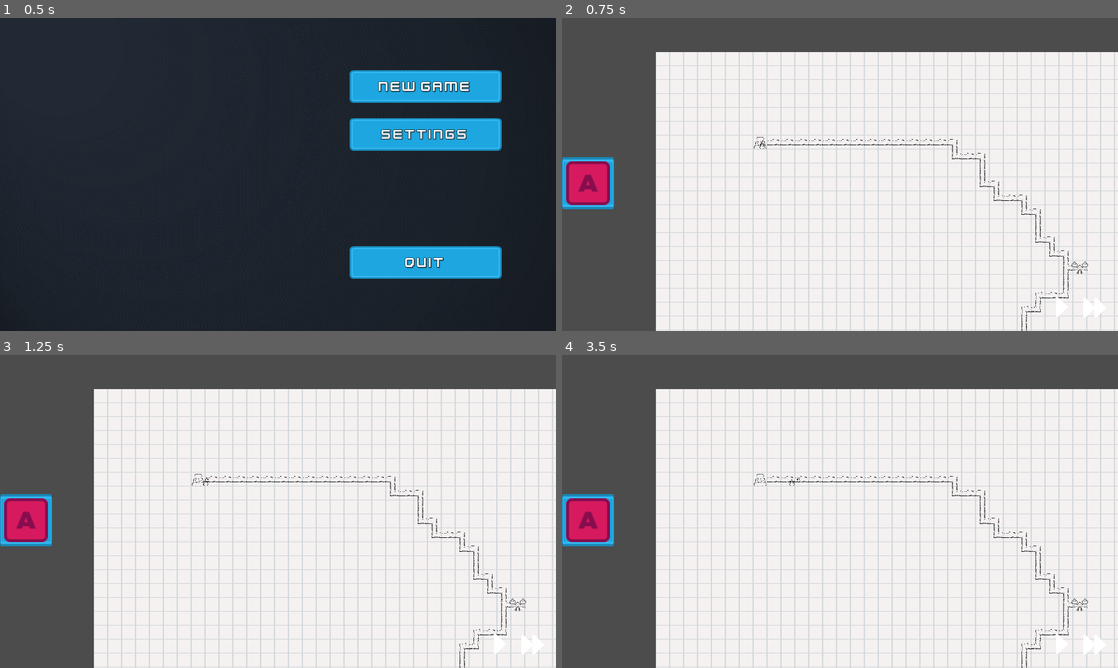
Above: before the commit, frames 1-4 (two rows, left to right).
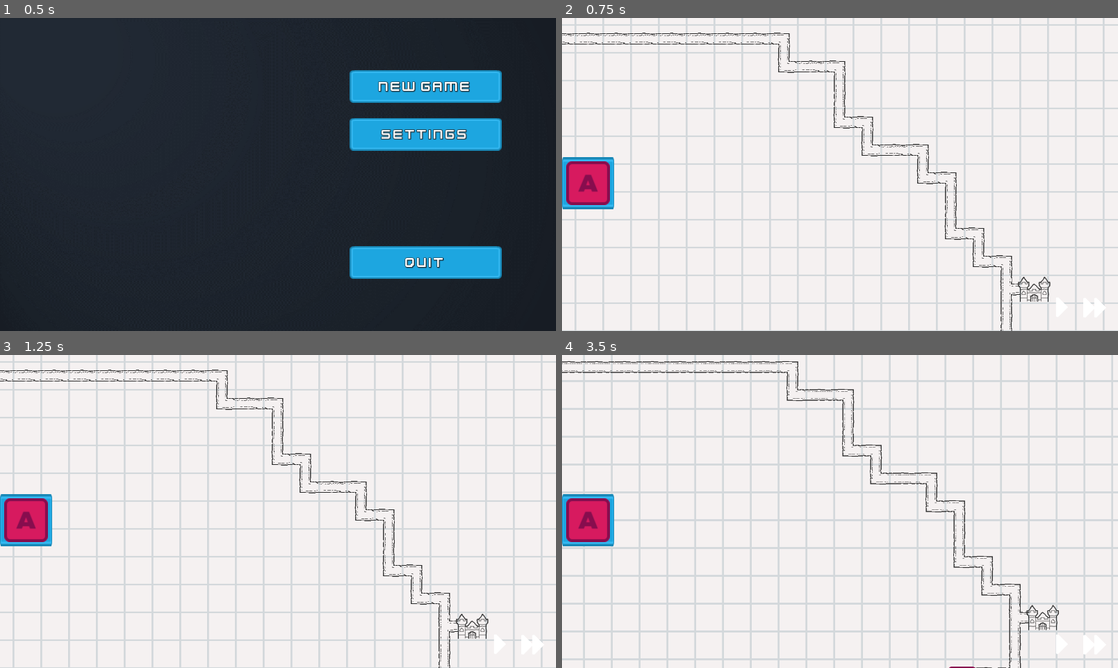
Above: after the commit, the same moments.

Repository: Millenium47/TowerDefense
Game: Godot game, scene res://SceneHandler.tscn
Same seed, same stepped clock (60 frames per second), same inputs: the game is played once before the commit and once after it.
Inputs (mouse positions are in pixels of both pictures, inside the frame that each line leads up to):
- Up to frame 1 (0.5 s): no input
- Up to frame 2 (0.75 s): click "New Game" at 0.5 s
- Up to frame 3 (1.25 s): no input
- Up to frame 4 (3.5 s): click (589, 520) at 1.25 s; click (1095, 642) at 2 s; click (589, 520) at 2.75 s

Frame 1 is identical in both runs. In frame 2, 43% of the frame differs, in the area x 0-100%, y 0-100%; in frame 3, 43%; in frame 4, 45%.
Error in both runs: Attempt to call function 'world_to_map' in base 'null instance' on a null instance. (res://UI/GameScene.gd:38)

Commit message:
Added camera moving on edges

Diff:
--- a/Gameboard.gd
+++ b/Gameboard.gd
@@ -10,11 +10,11 @@
 
 enum BUILDABLE {TRUE = 0, FALSE = 1}
 
-export var cell_size := Vector2(32, 32)
+export var cell_size := Vector2(64, 64)
 
-var enemy = preload("res://objects/enemies/Enemy.tscn").instance()
+var basic_enemy = preload("res://objects/enemies/Enemy.tscn").instance()
 var elite = preload("res://objects/enemies/Elite.tscn").instance()
-var enemies = [elite, enemy]
+var enemies = [elite, basic_enemy]
 
 var cells setget set_cells, get_cells
 
@@ -41,19 +41,19 @@
 		value -= num_to_spawn * enemy.cost
 
 		for i in range(0, num_to_spawn):
-			print(i)
 			enemies_to_spawn.append(enemy.duplicate())
+
+	if value != 0:
+		for leftover in value:
+			enemies_to_spawn.append(basic_enemy.duplicate())
 
 	_spawn_enemies(enemies_to_spawn, camp_name)
 
 func _spawn_enemies(enemies_to_spawn, camp_name):
 	var current_path = enemy_paths.get_node(camp_name)
-	print("name: ",camp_name)
-
-	for child in enemy_paths.get_children():
-		print(child.get_name())
 
 	for enemy in enemies_to_spawn:
+		yield(get_tree().create_timer(0.75), "timeout")
 		current_path.add_child(enemy)
 
 func _spawn_castle():
--- a/Gameboard.tscn
+++ b/Gameboard.tscn
@@ -66,13 +66,13 @@
 script = ExtResource( 4 )
 
 [node name="DragCamera" parent="." instance=ExtResource( 6 )]
-position = Vector2( 424, 282 )
+position = Vector2( 1505, 728 )
 current = true
+process_mode = 0
 
 [node name="YSort" type="YSort" parent="."]
 
 [node name="Background" type="TileMap" parent="YSort"]
-scale = Vector2( 0.5, 0.5 )
 tile_set = SubResource( 3 )
 format = 1
 tile_data = PoolIntArray( 0, 0, 0, 1, 0, 0, 2, 0, 0, 3, 0, 0, 4, 0, 0, 5, 0, 0, 6, 0, 0, 7, 0, 0, 8, 0, 0, 9, 0, 0, 10, …(12257 unchanged characters)…
@@ -87,8 +87,7 @@
 format = 1
 
 [node name="AStarGrid" parent="YSort" instance=ExtResource( 3 )]
-cell_size = Vector2( 32, 32 )
 
 [node name="Towers" type="Node2D" parent="."]
 
-[node name="Paths" type="Node" parent="."]
+[node name="Paths" type="YSort" parent="."]
--- a/UI/GameScene.gd
+++ b/UI/GameScene.gd
@@ -2,7 +2,7 @@
 
 onready var UI := $UI
 onready var gameboard := $Gameboard
-onready var grid := $Gameboard/Grid
+onready var grid := $YSort/Background
 
 var map_node
 
--- a/objects/buildings/Castle.tscn
+++ b/objects/buildings/Castle.tscn
@@ -8,7 +8,6 @@
 extents = Vector2( 32, 32 )
 
 [node name="Castle" type="Node2D"]
-scale = Vector2( 0.5, 0.5 )
 script = ExtResource( 3 )
 
 [node name="Sprite" type="Sprite" parent="."]
--- a/objects/buildings/EnemyCamp.tscn
+++ b/objects/buildings/EnemyCamp.tscn
@@ -4,7 +4,6 @@
 [ext_resource path="res://objects/buildings/EnemyCamp.gd" type="Script" id=2]
 
 [node name="EnemyCamp" type="Node2D"]
-scale = Vector2( 0.5, 0.5 )
 script = ExtResource( 2 )
 
 [node name="Sprite" type="Sprite" parent="."]
--- a/objects/enemies/Elite.tscn
+++ b/objects/enemies/Elite.tscn
@@ -7,13 +7,12 @@
 radius = 22.0227
 
 [node name="Elite" type="PathFollow2D"]
-scale = Vector2( 0.5, 0.5 )
+scale = Vector2( 0.75, 0.75 )
 loop = false
 script = ExtResource( 2 )
 
 [node name="KinematicBody2D" type="KinematicBody2D" parent="."]
-position = Vector2( 0, -8 )
-scale = Vector2( 0.5, 0.5 )
+position = Vector2( 0, -32 )
 
 [node name="CollisionShape2D" type="CollisionShape2D" parent="KinematicBody2D"]
 position = Vector2( 0, 17 )
--- a/objects/enemies/Enemy.tscn
+++ b/objects/enemies/Enemy.tscn
@@ -7,12 +7,12 @@
 radius = 16.0312
 
 [node name="Enemy" type="PathFollow2D"]
-position = Vector2( 0, -8 )
-scale = Vector2( 0.5, 0.5 )
+scale = Vector2( 0.75, 0.75 )
 loop = false
 script = ExtResource( 2 )
 
 [node name="KinematicBody2D" type="KinematicBody2D" parent="."]
+position = Vector2( 0, -32 )
 
 [node name="CollisionShape2D" type="CollisionShape2D" parent="KinematicBody2D"]
 position = Vector2( 0, 17 )
--- a/resources/Camera.gd
+++ b/resources/Camera.gd
@@ -2,7 +2,9 @@
 
 var mouse_start_pos
 var screen_start_position
+var threshold
 
+var screen_size = OS.get_window_size()
 var dragging = false
 
 func _input(event):
@@ -15,3 +17,13 @@
 			dragging = false
 	elif event is InputEventMouseMotion and dragging:
 		position = zoom * (mouse_start_pos - event.position) + screen_start_position
+	elif event is InputEventMouseMotion:
+		if(get_global_mouse_position().x > position.x + screen_size.x/2 - 150):
+			position.x += 20
+		elif(get_global_mouse_position().x < position.x - screen_size.x/2 + 150):
+			position.x -= 20
+
+		if(get_global_mouse_position().y < position.y - screen_size.y/2 + 100):
+			position.y -= 20
+		elif(get_global_mouse_position().y > position.y + screen_size.y/2 - 100):
+			position.y += 20
--- a/resources/Camera.tscn
+++ b/resources/Camera.tscn
@@ -3,5 +3,5 @@
 [ext_resource path="res://resources/Camera.gd" type="Script" id=1]
 
 [node name="Camera2D" type="Camera2D"]
-position = Vector2( 638, 361 )
+smoothing_enabled = true
 script = ExtResource( 1 )
